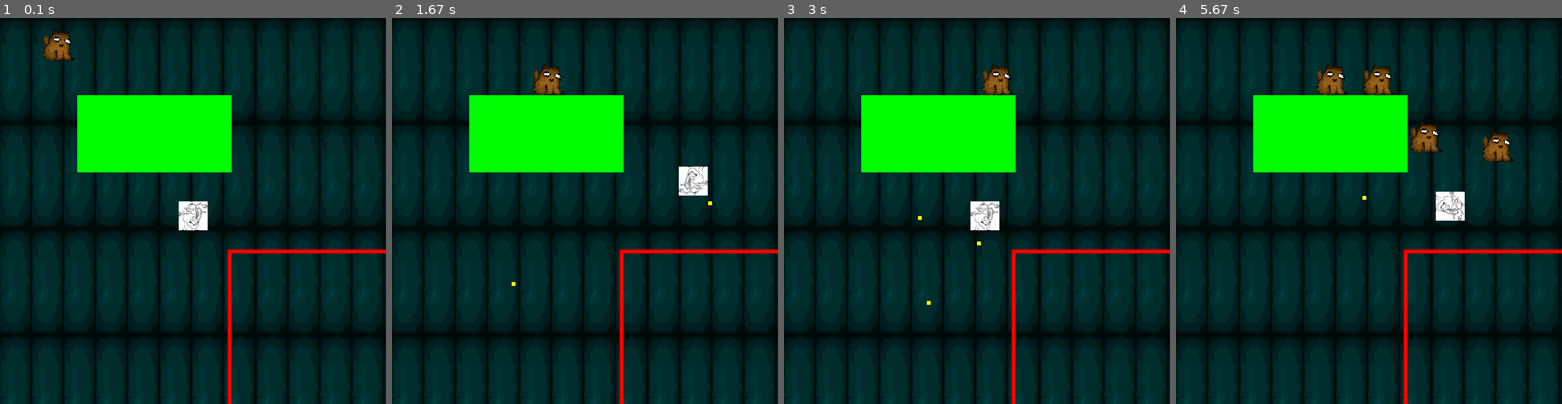
Above: before the commit, frames 1-4 (left to right).
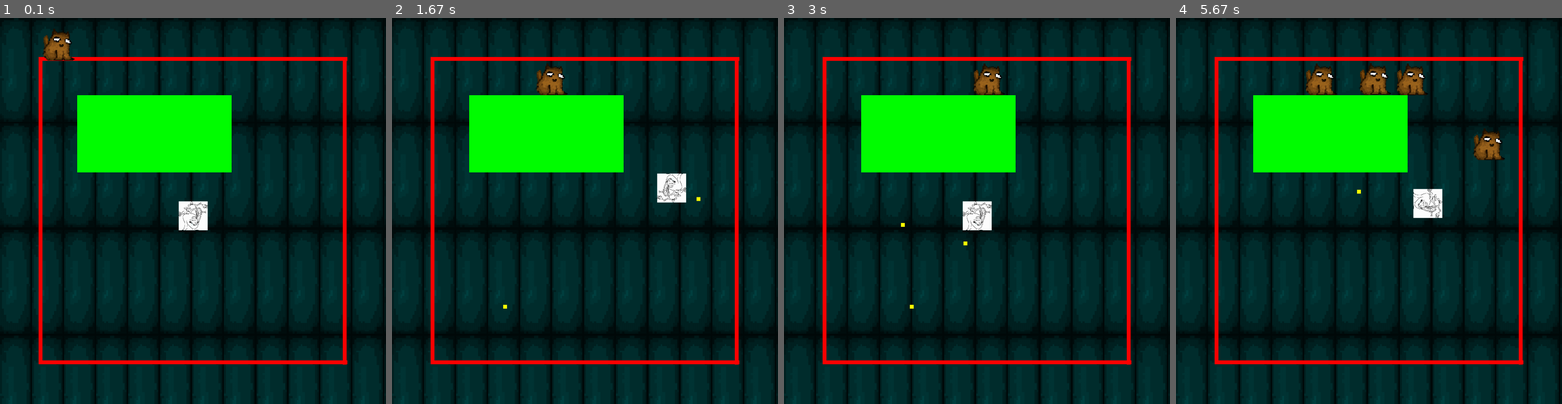
Above: after the commit, the same moments.

Repository: PouchyCorp/Pygame-TD
Game: pygame game, started from main.py
Two runs of this game, one before a commit and one after it. Both use one fixed random seed, a clock stepped at 60 frames per second and the inputs below.
Inputs (mouse positions are in pixels of both pictures, inside the frame that each line leads up to):
- Up to frame 1 (0.1 s): no input
- Up to frame 2 (1.67 s): hold Right 0.33-0.8 s; move the mouse to (569, 226) at 0.37 s; hold Up 0.83-1.13 s; move the mouse to (708, 199) at 0.87 s; hold Right 1.17-1.63 s; move the mouse to (585, 238) at 1.2 s
- Up to frame 3 (3 s): hold Left 1.67-2.2 s; move the mouse to (884, 214) at 1.7 s; hold Down 2.23-2.53 s; move the mouse to (1015, 295) at 2.27 s; hold Left 2.57-2.97 s; move the mouse to (857, 299) at 2.6 s
- Up to frame 4 (5.67 s): hold Up 3-3.37 s; move the mouse to (1426, 75) at 3.03 s; hold Right 3.4-4.03 s; move the mouse to (1511, 346) at 3.43 s; hold Down 4.07-4.43 s; move the mouse to (1415, 245) at 4.1 s; hold Left 4.47-4.93 s; move the mouse to (1376, 79) at 4.5 s; hold Right 4.97-5.43 s; move the mouse to (1276, 133) at 5 s; hold Up from 5.47 s (still down); move the mouse to (1230, 199) at 5.5 s

The runs differ from the first frame. In frame 1, 4.1% of the frame differs, in the area x 10-100%, y 10-100%; in frame 2, 5.5%; in frame 3, 5.2%; in frame 4, 7.6%.

Commit message:
level editor fix

Diff:
--- a/LevelEditor.py
+++ b/LevelEditor.py
@@ -5,9 +5,10 @@
 WIDTH, HEIGHT = 1000, 1000
 WIN = pygame.display.set_mode((WIDTH, HEIGHT))
 pygame.display.set_caption("Pouchy's Lore Level Editor")
+grid = pygame.image.load('Frame_4casequadril.png')
 
 def draw(rects):
-    WIN.fill("white")
+    WIN.blit(grid,WIN.get_rect())
     for rect in rects:
         pygame.draw.rect(WIN,"red",rect)
     if pygame.font:
@@ -57,8 +58,7 @@
             if event.type == pygame.QUIT:
                 run = False
                 for rect in rects:
-                    print("BorderLine(,",str(rect.x),',',str(rect.y),',',str(rect.width),',',str(rect.height),',borderLines)')
-
+                    print("BorderLine(",str(rect.x),',',str(rect.y),',',str(rect.width),',',str(rect.height),',borderLines)')
 
             if event.type == pygame.MOUSEBUTTONDOWN:
                 levelEditor(mouseXY)
--- a/main.py
+++ b/main.py
@@ -11,7 +11,7 @@
 
 PLAYER_WIDTH = 75
 PLAYER_HEIGHT = 75
-PLAYER_VEL = 5
+PLAYER_VEL = 4
 playerImage = pygame.image.load('playerImage.jpg')
 movDir = pygame.math.Vector2(0,0)
 
@@ -239,9 +239,10 @@
 
     enemySpawnIncrement = 0
     enemySpawnRate = 5
-
-    BorderLine(590,600,10,500,borderLines)
-    BorderLine(600,600,500,10,borderLines)
+    BorderLine( 100 , 101 , 10 , 786 ,borderLines)
+    BorderLine( 100 , 887 , 800 , 10 ,borderLines)
+    BorderLine( 101 , 101 , 799 , 10 ,borderLines)
+    BorderLine( 888 , 102 , 10 , 796 ,borderLines)
 
     enemy = Enemy(100,0,enemyWidth,enemyHeight,3)
     enemies.append(enemy)
